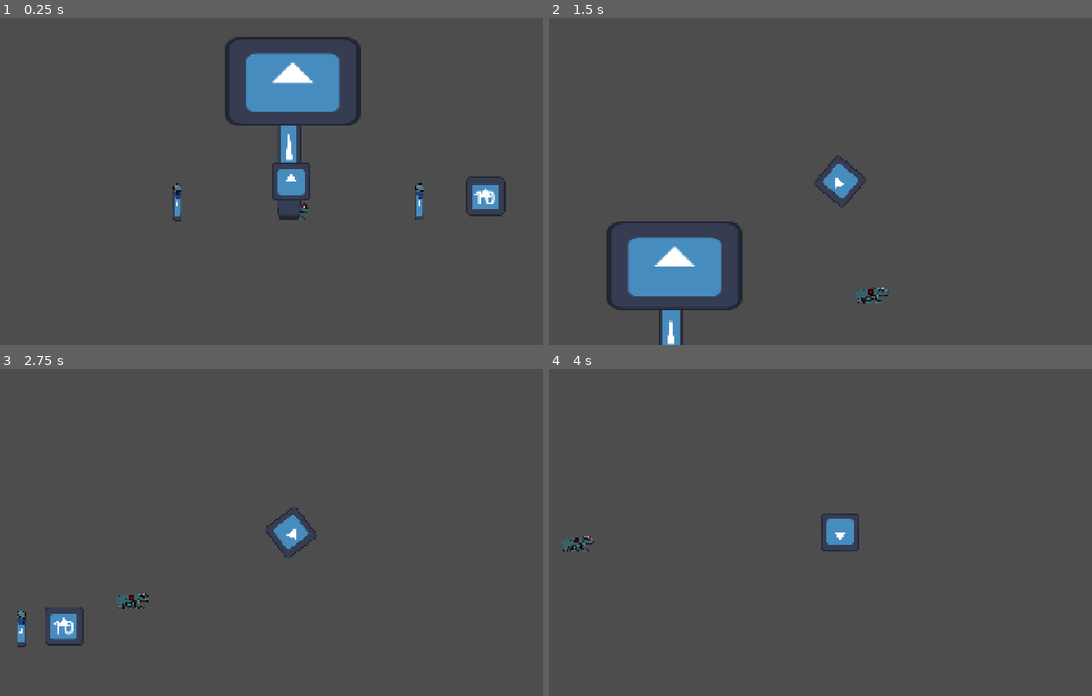
Above: before the commit, frames 1-4 (two rows, left to right).
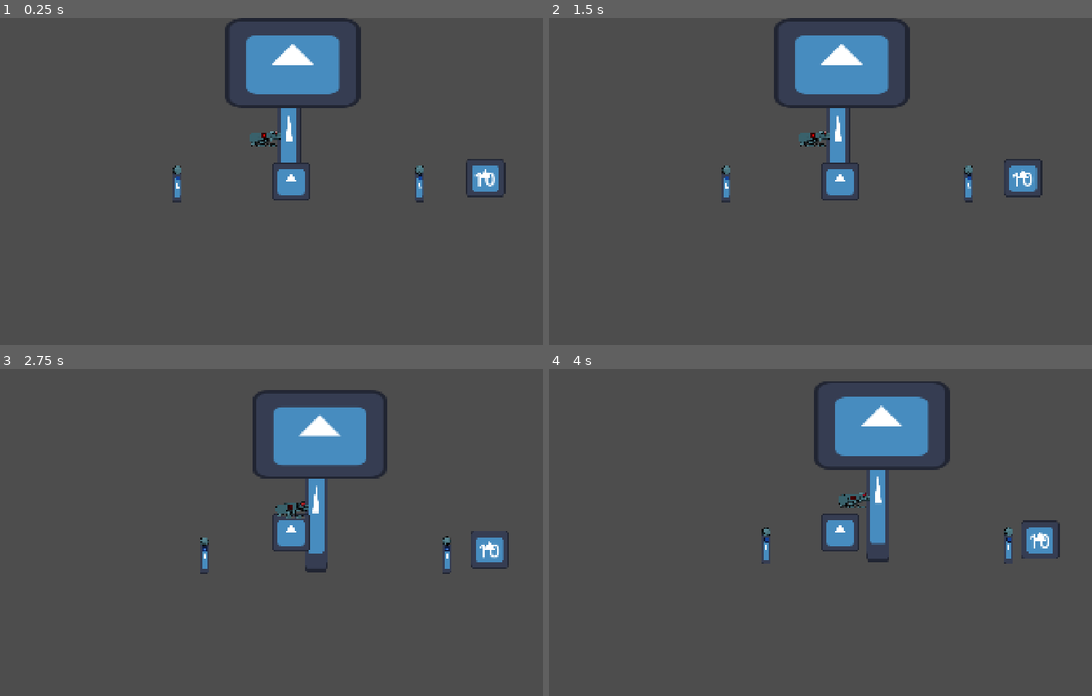
Above: after the commit, the same moments.

Repository: chirp-games/godot-wild-jam-98
Game: Godot game, scene res://game/frog_connections.tscn
Same seed, same stepped clock (60 frames per second), same inputs: the game is played once before the commit and once after it. This scene is started directly instead of the project's main scene. The engine's default icon, where the game draws it, is replaced by a stand-in: a white triangle on a blue panel in a dark square.
Inputs (mouse positions are in pixels of both pictures, inside the frame that each line leads up to):
- Up to frame 1 (0.25 s): no input
- Up to frame 2 (1.5 s): drag from (825, 204) to (972, 188) at 0.52 s; drag from (918, 250) to (717, 286) at 1.27 s
- Up to frame 3 (2.75 s): move the mouse to (347, 460) at 2.02 s; tap Left (l) at 2.1 s; click (347, 460) at 2.17 s; tap Right (r) at 2.3 s
- Up to frame 4 (4 s): drag from (565, 617) to (663, 483) at 2.77 s; move the mouse to (1015, 581) at 3.52 s; tap Right (r) at 3.6 s; click (1015, 581) at 3.67 s

The runs differ from the first frame. In frame 1, 4.9% of the frame differs, in the area x 31-94%, y 0-63%; in frame 2, 11%, in the area x 10-91%, y 0-100%; in frame 3, 6.6%; in frame 4, 5.8%.

Commit message:
bullets can deal damage to enemies again

Diff:
--- a/game/bullet/Bullet.tscn
+++ b/game/bullet/Bullet.tscn
@@ -10,6 +10,8 @@
 script = ExtResource("1_87drx")
 
 [node name="Area2D" type="Area2D" parent="." unique_id=1240622642]
+collision_layer = 4
+collision_mask = 4
 
 [node name="CollisionShape2D" type="CollisionShape2D" parent="Area2D" unique_id=631788154]
 shape = SubResource("CircleShape2D_87drx")
--- a/game/command_center.tscn
+++ b/game/command_center.tscn
@@ -21,6 +21,8 @@
 
 [node name="Area2D" type="Area2D" parent="." unique_id=1378758993]
 unique_name_in_owner = true
+collision_layer = 4
+collision_mask = 4
 
 [node name="CollisionShape2D" type="CollisionShape2D" parent="Area2D" unique_id=502094763]
 position = Vector2(-10, -285)
--- a/game/frog_connections.gd
+++ b/game/frog_connections.gd
@@ -22,6 +22,9 @@
 func _ready() -> void:
 	for frog: MiniFrog in find_mini_frogs():
 		frog.create_attack.connect(func(bullet_spawner: BulletSpawner): await _create_attack(frog, bullet_spawner))
+
+	for tower: Tower in find_towers():
+		tower.enemy_detected.connect(func(e: Enemy): _enemy_detected(tower, e))
 
 func _process(delta: float) -> void:
 	for frog: MiniFrog in find_mini_frogs():
@@ -60,10 +63,12 @@
 	%Wires.add_child(w)
 
 func closest_tower_lost(frog: MiniFrog):
+	frog.connected = false
 	# When the frog is picked up, remove any current connections
 	for wire in find_wires():
 		if wire.a == frog.get_receptacle():
 			wire.queue_free()
 
 func closest_tower_found(frog: MiniFrog, tower: Tower):
+	frog.connected = true
 	create_wire(frog, tower)
--- a/game/frog_connections.tscn
+++ b/game/frog_connections.tscn
@@ -12,8 +12,6 @@
 [node name="FrogConnections" type="Node2D" unique_id=805289186]
 script = ExtResource("1_8g4b2")
 
-[node name="MiniFrog" parent="." unique_id=1967870937 instance=ExtResource("1_61hrf")]
-
 [node name="CommandCenter" parent="." unique_id=1931686413 instance=ExtResource("2_2ln5f")]
 position = Vector2(10, -5)
 
@@ -24,6 +22,8 @@
 position = Vector2(433, 1)
 
 [node name="StaticBody2D" type="StaticBody2D" parent="." unique_id=1114635765]
+collision_layer = 7
+collision_mask = 7
 
 [node name="CollisionShape2D" type="CollisionShape2D" parent="StaticBody2D" unique_id=261182031]
 shape = SubResource("WorldBoundaryShape2D_6w6ra")
@@ -36,3 +36,8 @@
 
 [node name="Enemy" parent="." unique_id=1736390898 instance=ExtResource("5_p252j")]
 position = Vector2(656, -79)
+collision_layer = 4
+collision_mask = 4
+
+[node name="MiniFrog" parent="." unique_id=1967870937 instance=ExtResource("1_61hrf")]
+position = Vector2(-78, -210)
--- a/game/mini-frog/frog-sensor.tscn
+++ b/game/mini-frog/frog-sensor.tscn
@@ -4,6 +4,7 @@
 [ext_resource type="Script" uid="uid://bchxeoerbvkbw" path="res://game/mini-frog/frog_sensor.gd" id="1_jyjdm"]
 [ext_resource type="PackedScene" uid="uid://xcfjxblbj421" path="res://game/MechBuilder/WireReceptacle.tscn" id="2_ebv2v"]
 [ext_resource type="Texture2D" uid="uid://dp6tseykdfxw1" path="res://assets/mech/front_leg_knee.png" id="3_n3eep"]
+[ext_resource type="Script" uid="uid://dshvdiw0hy7nd" path="res://include/comment/comment.gd" id="5_3ngj0"]
 
 [sub_resource type="CircleShape2D" id="CircleShape2D_6w6ra"]
 radius = 217.23029
@@ -30,9 +31,20 @@
 
 [node name="EnemyDetectionArea" type="Area2D" parent="." unique_id=206502276]
 unique_name_in_owner = true
+collision_layer = 4
+collision_mask = 4
 
 [node name="CollisionShape2D" type="CollisionShape2D" parent="EnemyDetectionArea" unique_id=1961742047]
 position = Vector2(0, -108)
 shape = SubResource("CircleShape2D_6w6ra")
 
+[node name="Comment" type="Label" parent="." unique_id=1565323643]
+offset_left = -564.0
+offset_top = -154.0
+offset_right = -228.0
+offset_bottom = -131.0
+text = "Enemy detection areas should go on layer 3"
+script = ExtResource("5_3ngj0")
+metadata/_custom_type_script = "uid://dshvdiw0hy7nd"
+
 [connection signal="body_entered" from="EnemyDetectionArea" to="." method="_on_enemy_detection_area_body_entered"]
--- a/game/mini-frog/mini-frog.tscn
+++ b/game/mini-frog/mini-frog.tscn
@@ -12,6 +12,8 @@
 size = Vector2(113, 62)
 
 [node name="MiniFrog" type="CharacterBody2D" unique_id=1967870937 node_paths=PackedStringArray("drag_area") groups=["mini_frog"]]
+collision_layer = 2
+collision_mask = 2
 script = ExtResource("1_r1jt1")
 drag_area = NodePath("DragArea")
 
--- a/game/mini-frog/mini_frog.gd
+++ b/game/mini-frog/mini_frog.gd
@@ -6,6 +6,8 @@
 ## It should patrol around the point it is connected to
 
 var direction := 1.
+# Set to true by parent when it is connected
+var connected = false
 
 signal create_attack(bullet_spawner: BulletSpawner)
 
@@ -21,7 +23,7 @@
 	return null
 
 func _process(delta: float) -> void:
-	super._process(delta)
+	pass
 
 func _physics_process(delta: float) -> void:
 	super._physics_process(delta)
@@ -29,15 +31,18 @@
 	# Do not do anything when being dragged
 	if dragging:
 		return
-
 	# Add gravity
 	velocity.y += 9.81
+
 	# AI
+	if connected:
+		ai()
+		move_and_slide()
+
+func ai():
 	if is_on_floor():
 		velocity = Vector2(direction * 200., -200.)
 		direction *= -1
-
-	move_and_slide()
 
 func get_receptacle() -> WireReceptacle:
 	return wire_recpetacle
